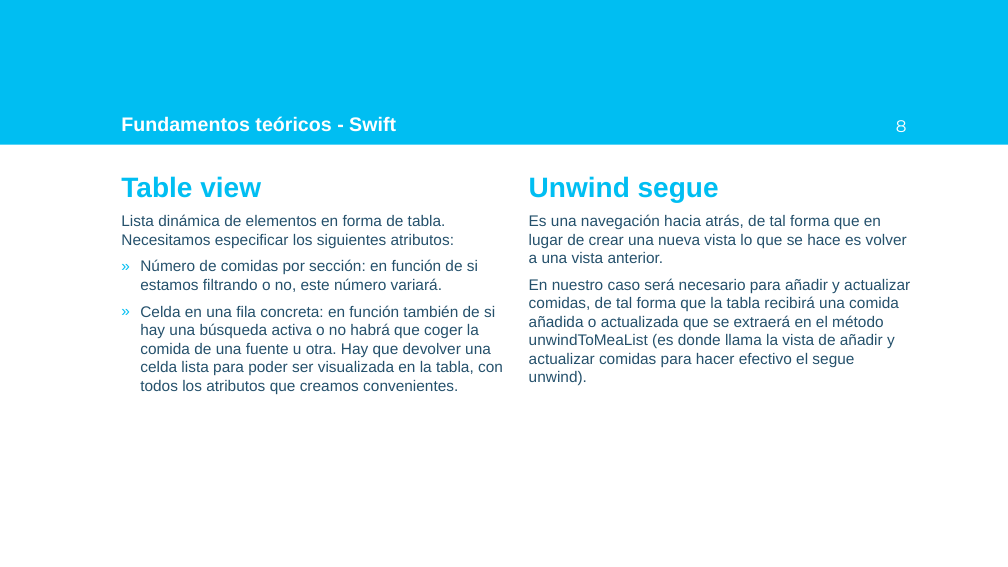
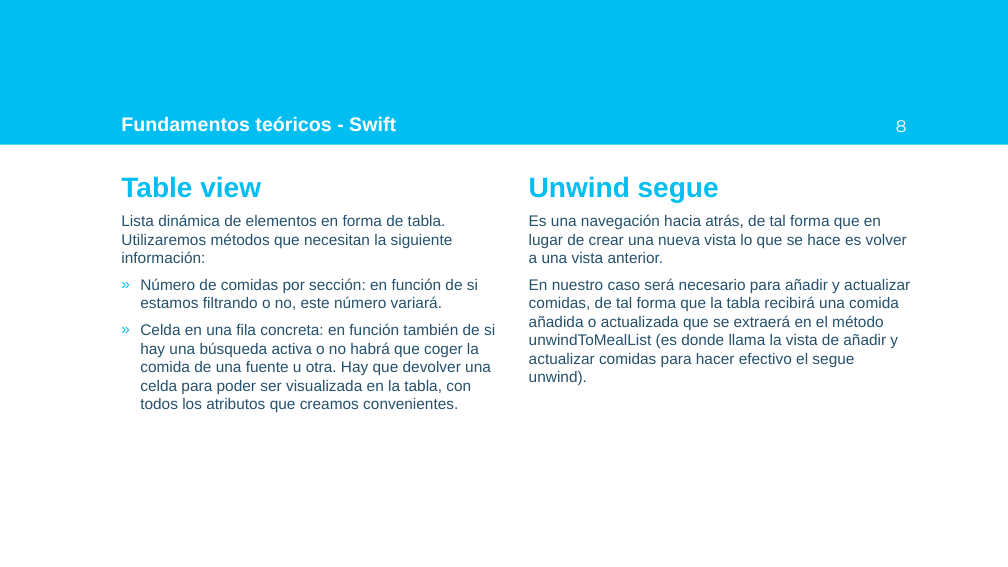
Before and after one commit to AlfonsoLRz/iOS_SearchBar, a slide deck: slide 8 of doc/Presentación.pptx. Drawn at 1008x567 pixels with LibreOffice and Linux fonts; fonts in the diff are those of the drawing; background and template pictures are left out. Boxes give left, top, right and bottom in pixels: in the first picture for what was removed or moved away, otherwise in the second. Text is boxed around its words. In the diff, an @@ line names an element or a change of style, - is before the commit and + after.

```diff
--- a/doc/Presentación.pptx
+++ b/doc/Presentación.pptx
@@ text at [121, 214, 453, 263]: text changed @@
-Lista dinámica de elementos en forma de tabla. Necesitamos especificar los siguientes atributos:
+Lista dinámica de elementos en forma de tabla. Utilizaremos métodos que necesitan la siguiente información:
@@ text at [529, 278, 910, 385]: text changed @@
-En nuestro caso será necesario para añadir y actualizar comidas, de tal forma que la tabla recibirá una comida añadida o actualizada que se extraerá en el método unwindToMeaList (es donde llama la vista de añadir y actualizar comidas para hacer efectivo el segue unwind).
+En nuestro caso será necesario para añadir y actualizar comidas, de tal forma que la tabla recibirá una comida añadida o actualizada que se extraerá en el método unwindToMealList (es donde llama la vista de añadir y actualizar comidas para hacer efectivo el segue unwind).
@@ text at [140, 323, 495, 413]: text changed @@
-» Celda en una fila concreta: en función también de si hay una búsqueda activa o no habrá que coger la comida de una fuente u otra. Hay que devolver una celda lista para poder ser visualizada en la tabla, con todos los atributos que creamos convenientes.
+» Celda en una fila concreta: en función también de si hay una búsqueda activa o no habrá que coger la comida de una fuente u otra. Hay que devolver una celda para poder ser visualizada en la tabla, con todos los atributos que creamos convenientes.
```
Also in this commit, not shown: 4 other slides changed, 3 other files.
